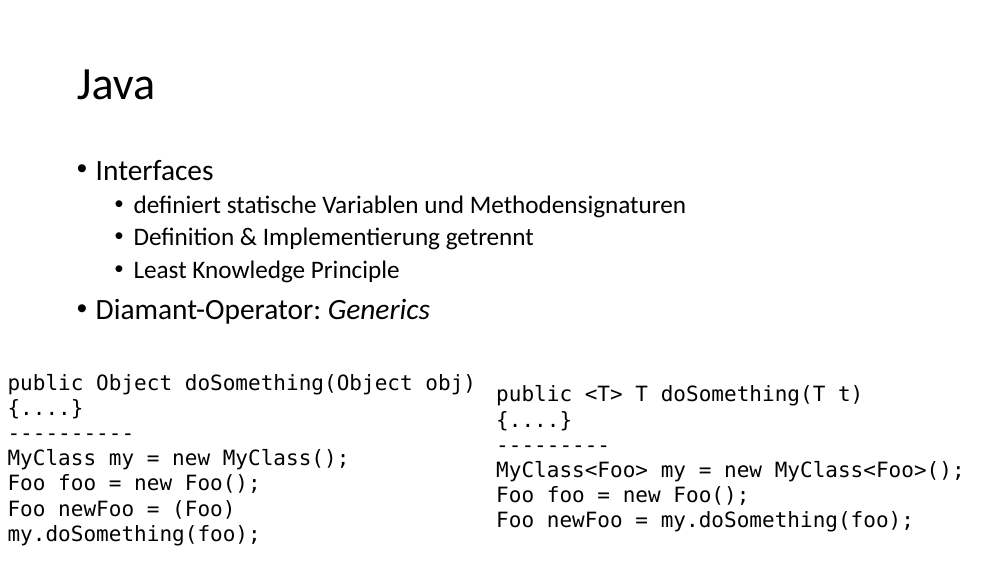
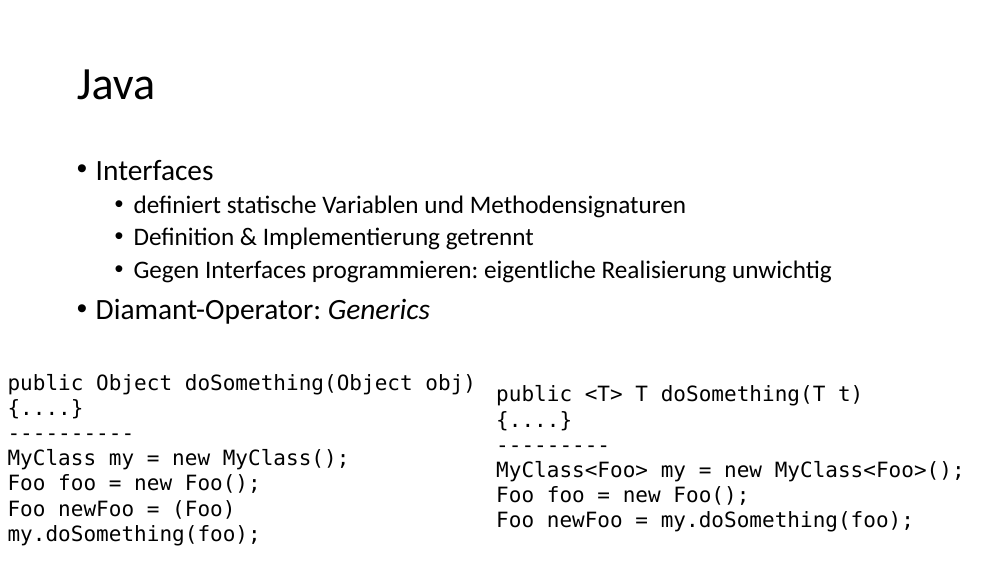
Before and after one commit to desombre/java_examples, a slide deck: slide 3 of ISW_WDH_20191203.pptx. Drawn at 1008x567 pixels with LibreOffice and Linux fonts; fonts in the diff are those of the drawing. Boxes give left, top, right and bottom in pixels: in the first picture for what was removed or moved away, otherwise in the second. Text is boxed around its words. In the diff, an @@ line names an element or a change of style, - is before the commit and + after.

```diff
--- a/ISW_WDH_20191203.pptx
+++ b/ISW_WDH_20191203.pptx
@@ text at [134, 260, 832, 283]: text changed @@
-  • Least Knowledge Principle
+  • Gegen Interfaces programmieren: eigentliche Realisierung unwichtig
```
Also in this commit, not shown: 1 other slide changed, 1 slide added.
